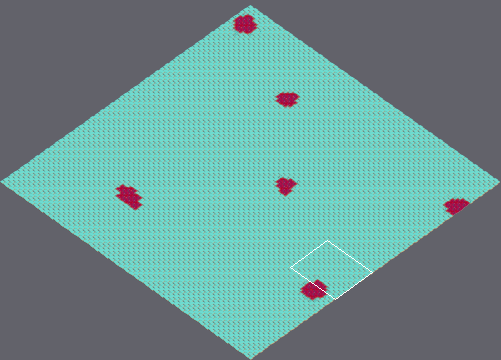
Level history. Tiled map: PaintWars/Project II Game/Game/maps/map_forest.tmx. The picture above shows the old version from afar; the outline marks the close-up.
Close-up. Before the edit:
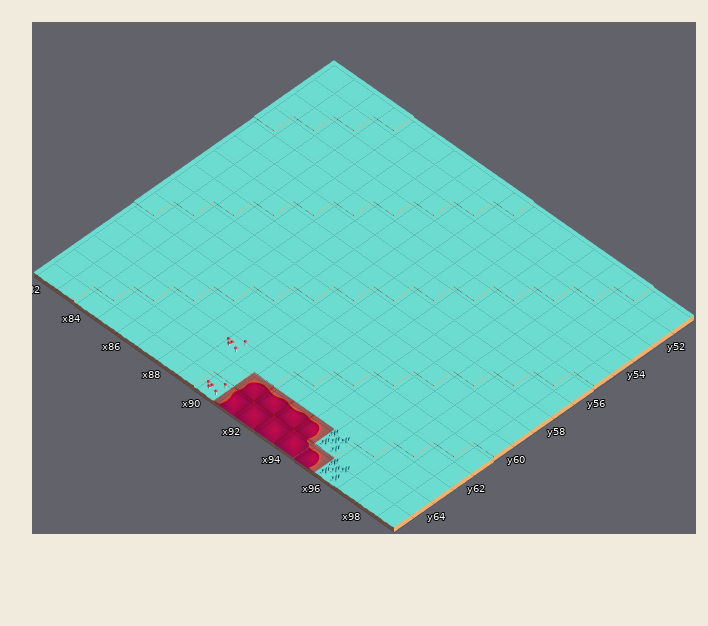
Cells are 151x107 px. Isometric: x runs down to the right, y down to the left. Shown: x 82..99, y 51..65. The commit also changed other parts of the map, which this record leaves out.
After:
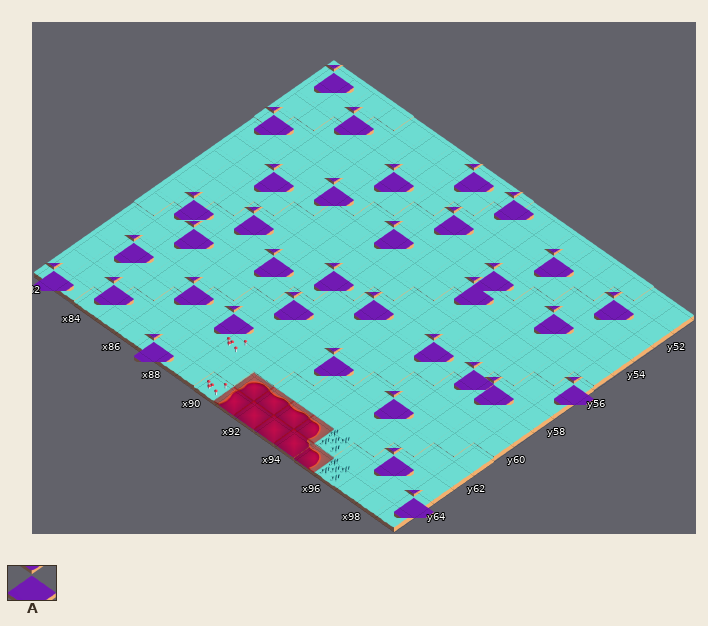
Key: from "Test_Animation_Tiled": A 64.
_ is an empty cell, . an unchanged one.
Tiles of an added or newly shown layer are drawn over the layers below it.
The exact change:
--- layer "loc árboles" (added)
@@ x 82..99 @@
-51 _......_._........
-52 .._........._.._..
-53 ....._.._.........
-54 _.........._.._...
-55 ...._.._..._......
-56 .._.............._
+51 A......A.A........
+52 ..A.........A..A..
+53 .....A..A.........
+54 A..........A..A...
+55 ....A..A...A......
+56 ..A..............A
@@ x 82..99 @@
-58 ..._..._._.._.__..
-59 ._..._............
-60 .._...._..........
-61 .........._.._....
-62 ._.._._...........
-63 ..............._..
-64 .._.............._
-65 _...._............
+58 ...A...A.A..A.AA..
+59 .A...A............
+60 ..A....A..........
+61 ..........A..A....
+62 .A..A.A...........
+63 ...............A..
+64 ..A..............A
+65 A....A............
